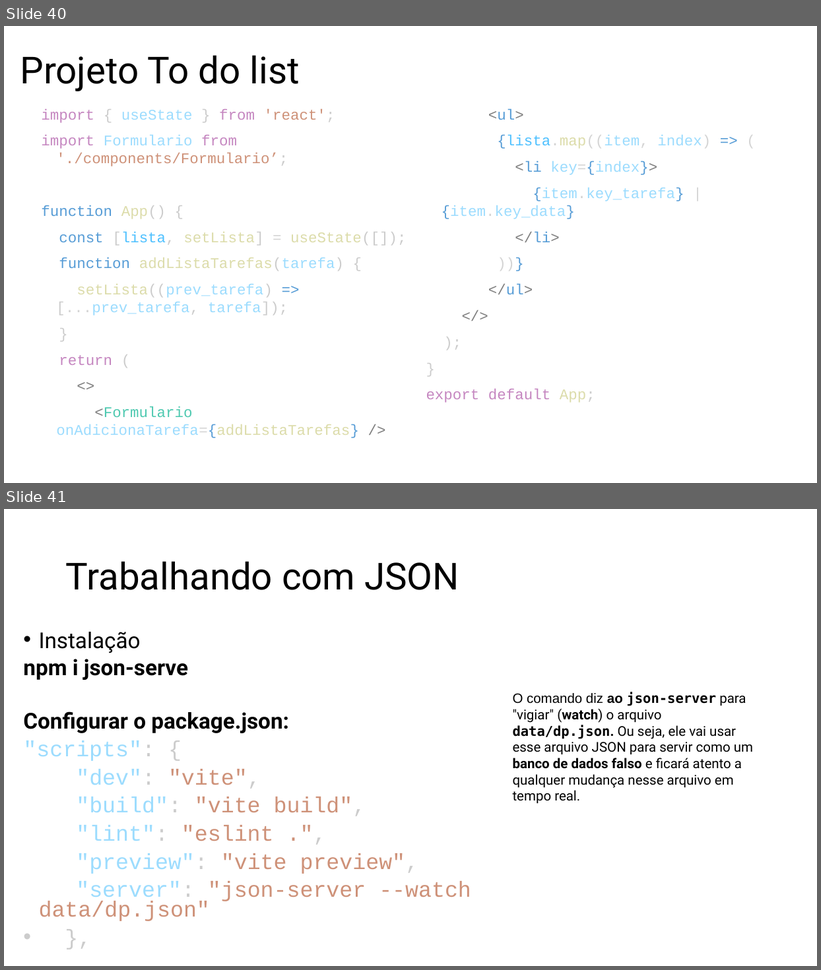
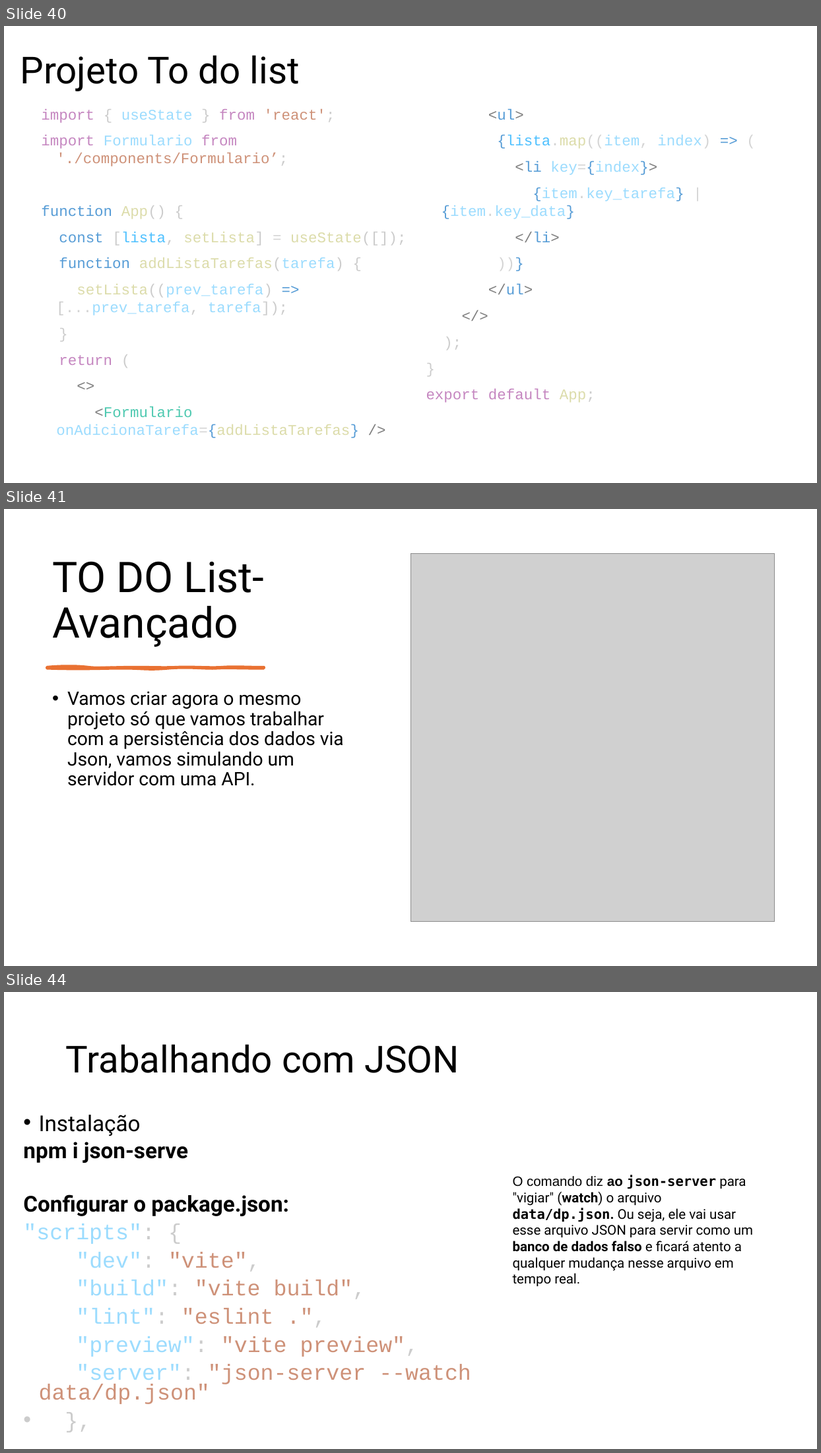
Before and after one commit to RogerSobral/h_codar_react, a slide deck: React.pptx. Shown one above the other, each under a label of ours: slides 40 and 41 before the commit, slides 40, 41 and 44 after it; the slides between them are not shown. The pictures are 821x970 and 821x1453 pixels, drawn with LibreOffice and Linux fonts; fonts in the diff are those of the drawing; grey boxes stand for pictures. Boxes give left, top, right and bottom in pixels: in the first picture for what was removed or moved away, otherwise in the second. Text is boxed around its words. In the diff, an @@ line names an element or a change of style, - is before the commit and + after.

Commit message:
todo List json
todo List

```diff
--- a/React.pptx
+++ b/React.pptx
@@ slide 41 added at [4,509,817,966], background #FFFFFF @@
@@ title added at [52,561,265,647], 50 pt, text #000000 @@
+TO DO List- Avançado
@@ picture added at [411,553,775,923] @@
@@ freeform shape added at [47,667,264,669], fill #E97132, outline #E97132 3 pt @@
@@ text added at [67,691,344,786], 22 pt, text #000000 @@
+• Vamos criar agora o mesmo projeto só que vamos trabalhar com a persistência dos dados via Json, vamos simulando um servidor com uma API.
@@ what was slide 41 is now slide 44 @@
```
Also in this commit, not shown: 2 other slides added, 15 other files.
